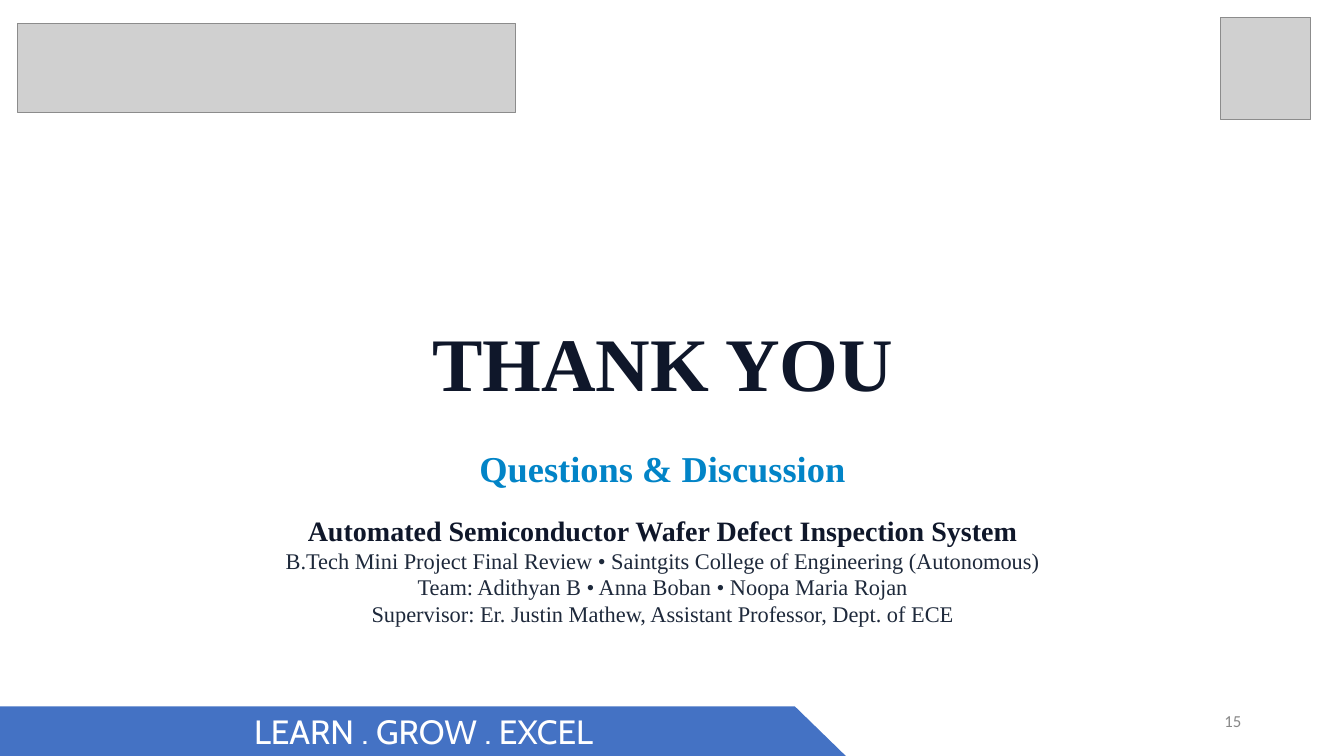
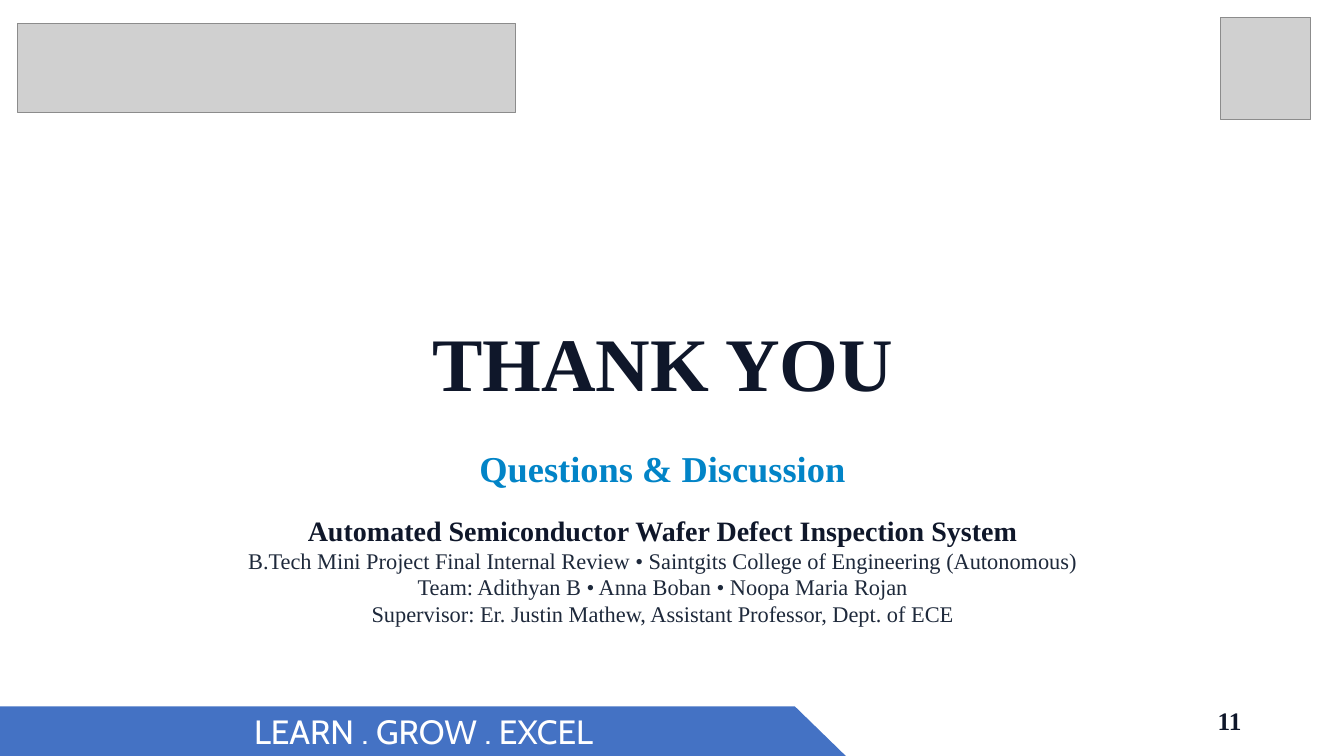
Before and after one commit to Ad1thh/semiconductor-defect-classification, a slide deck: slide 11 of Final_Review_Mini_Project_Semiconductor_Defects.pptx (slide 15 before the commit). Drawn at 1344x756 pixels with LibreOffice and Linux fonts; fonts in the diff are those of the drawing; grey boxes stand for pictures. Boxes give left, top, right and bottom in pixels: in the first picture for what was removed or moved away, otherwise in the second. Text is boxed around its words. In the diff, an @@ line names an element or a change of style, - is before the commit and + after.

Commit message:
Align Final Internal Review 11-slide presentation, update web slide deck and demo footer

```diff
--- a/Final_Review_Mini_Project_Semiconductor_Defects.pptx
+++ b/Final_Review_Mini_Project_Semiconductor_Defects.pptx
@@ text at (248,553,1076,574): text changed @@
-B.Tech Mini Project Final Review • Saintgits College of Engineering (Autonomous)
+B.Tech Mini Project Final Internal Review • Saintgits College of Engineering (Autonomous)
@@ text at (1218,713,1242,730): text changed; size 12 to 18 pt; font Calibri to Times New Roman; text colour #888888 to #0F172A; bold on @@
-15
+11
```
Also in this commit, not shown: 8 other slides changed, 2 slides added, 6 slides removed, 6 other files.
